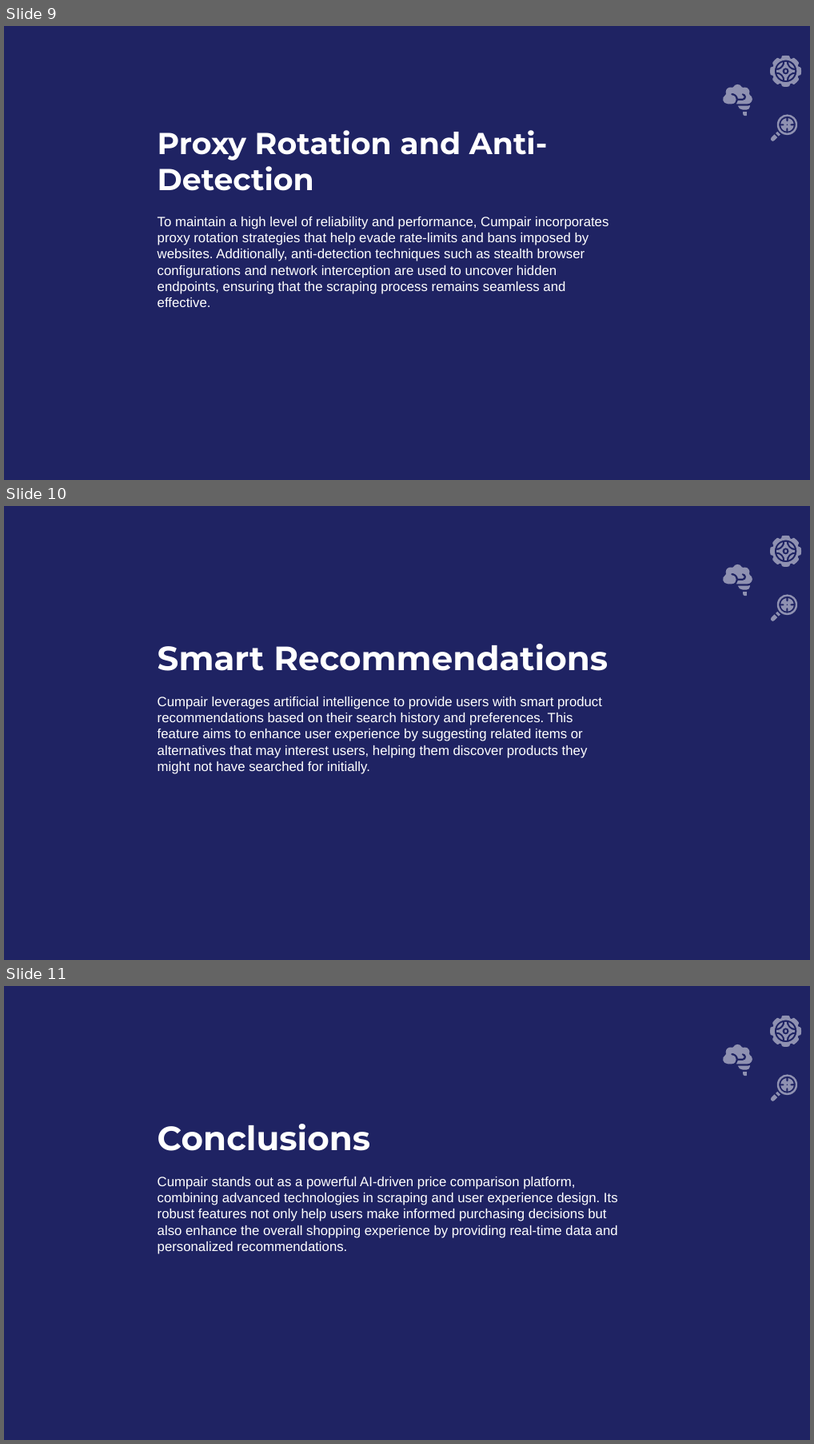
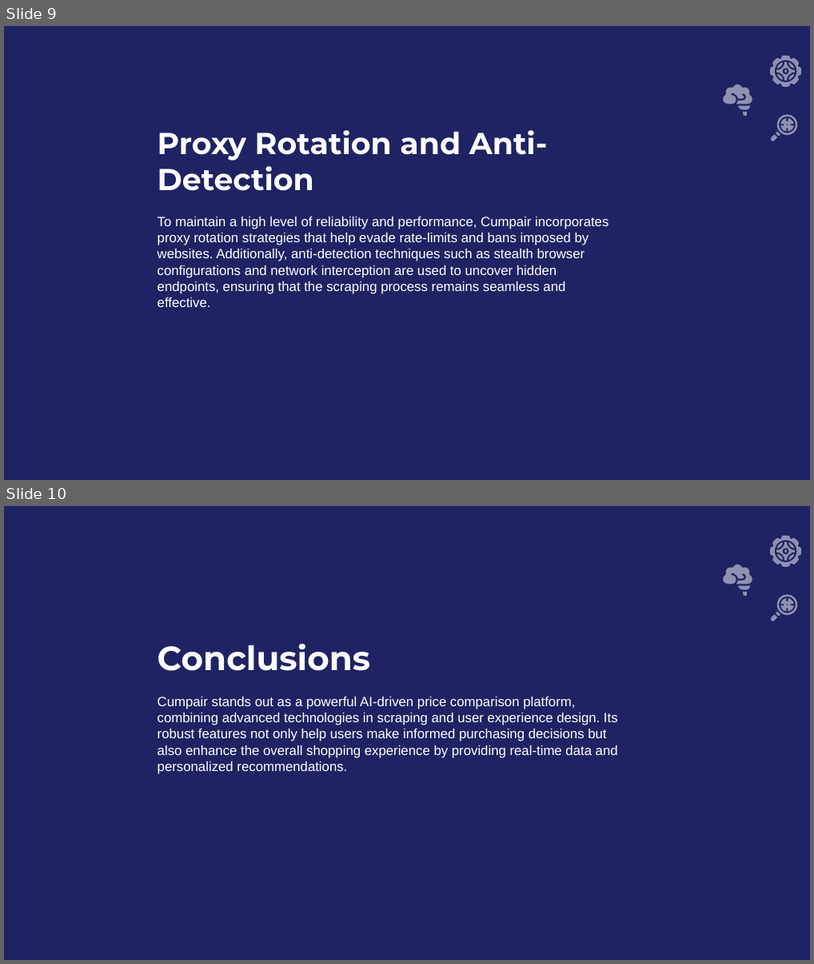
Before and after one commit to sid1887/hackhazards-project, a slide deck: docs/Cumpair.pptx. Shown one above the other, each under a label of ours: slides 9, 10 and 11 before the commit, slides 9 and 10 after it. The pictures are 814x1444 and 814x964 pixels, drawn with LibreOffice and Linux fonts; fonts in the diff are those of the drawing; background and template pictures are left out. Boxes give left, top, right and bottom in pixels: in the first picture for what was removed or moved away, otherwise in the second. Text is boxed around its words. In the diff, an @@ line names an element or a change of style, - is before the commit and + after.

```diff
--- a/docs/Cumpair.pptx
+++ b/docs/Cumpair.pptx
@@ slide 10 removed at (x1=4, y1=506, x2=810, y2=960), background picture (left out); not listed: 14 template elements that a slide beside it also shows @@
@@ title removed at (x1=158, y1=644, x2=608, y2=671) @@
-Smart Recommendations
@@ subtitle removed at (x1=158, y1=696, x2=602, y2=774) @@
-Cumpair leverages artificial intelligence to provide users with smart product recommendations based on their search history and preferences. This feature aims to enhance user experience by suggesting related items or alternatives that may interest users, helping them discover products they might not have searched for initially.
@@ what was slide 11 is now slide 10 @@
```
Also in this commit, not shown: 2 slides changed, 1 slide added, 1 other slide removed, 4 other files.
